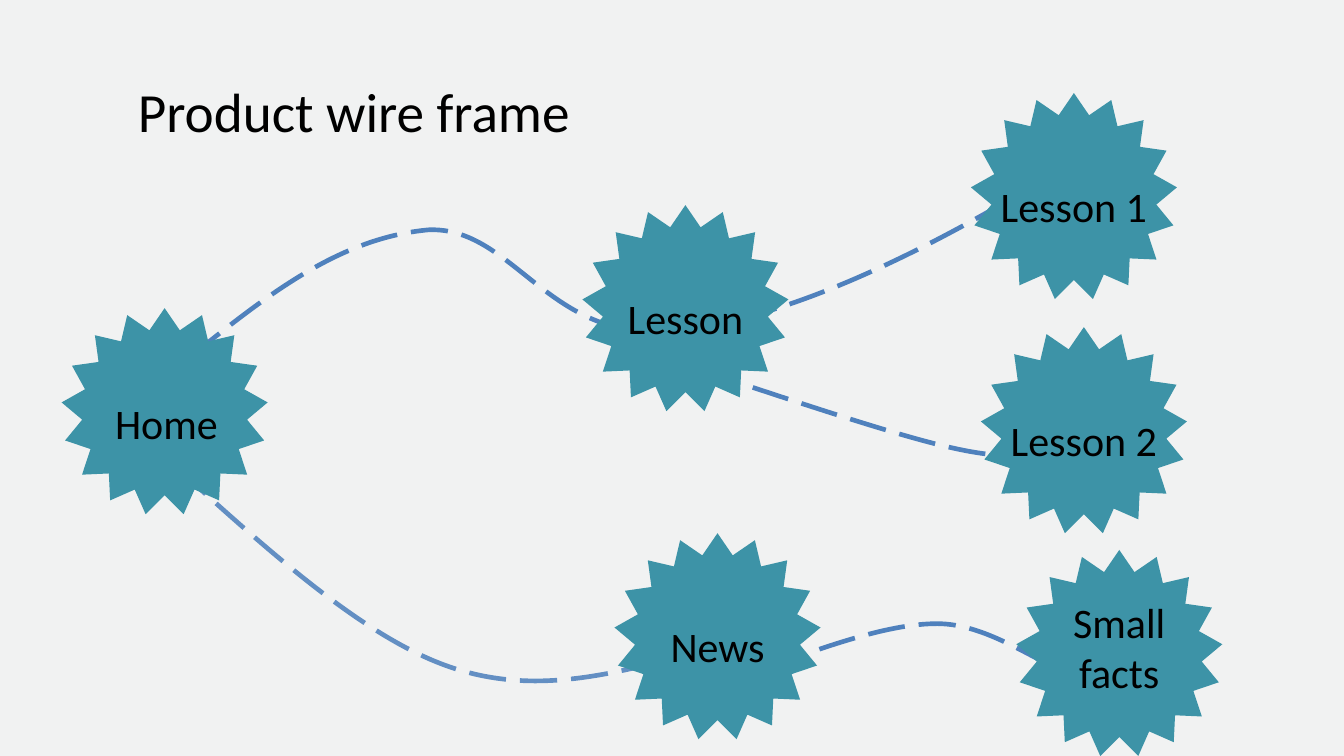
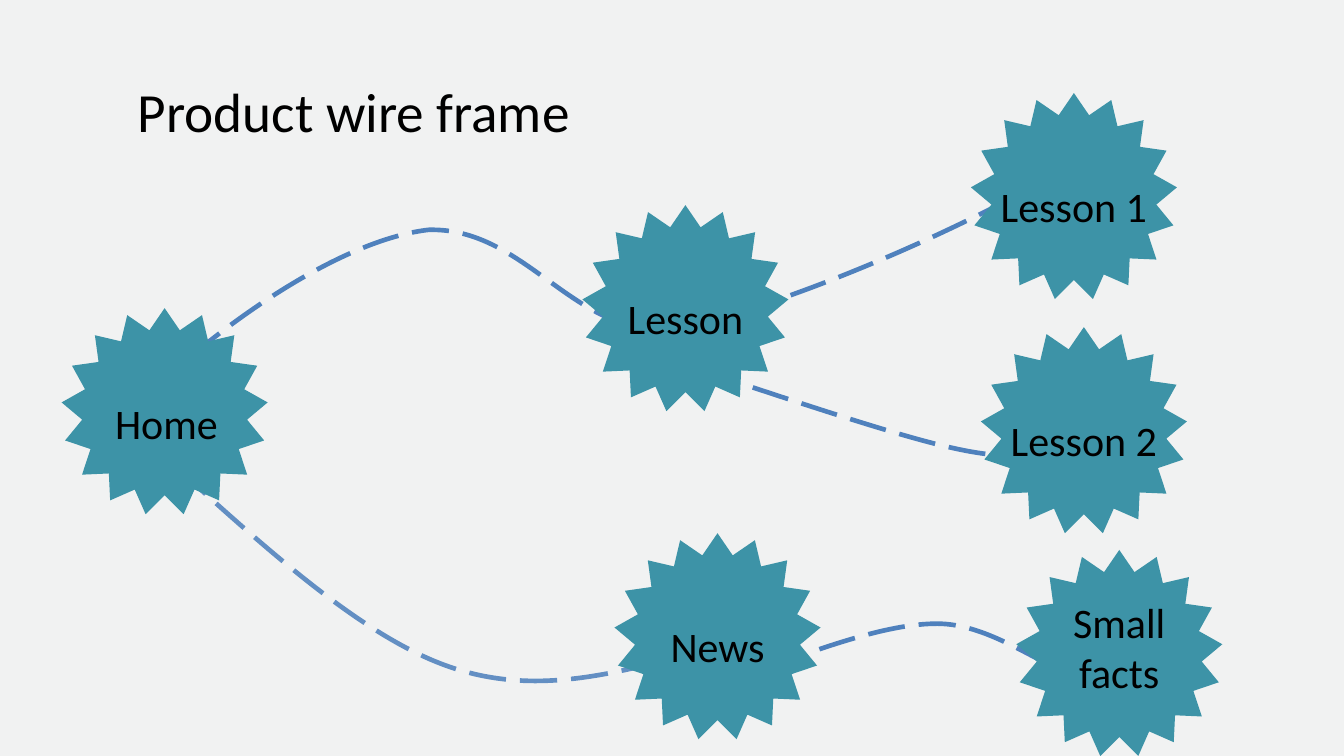
Before and after one commit to ntl22/uit_app, a slide deck: slide 10 of FC conmeo.pptx. Drawn at 1344x756 pixels with LibreOffice and Linux fonts; fonts in the diff are those of the drawing. Boxes give left, top, right and bottom in pixels: in the first picture for what was removed or moved away, otherwise in the second. Text is boxed around its words. In the diff, an @@ line names an element or a change of style, - is before the commit and + after.

Commit message:
fix ppt

```diff
--- a/FC conmeo.pptx
+++ b/FC conmeo.pptx
@@ freeform shape at <box>190,196,1015,357</box>: outline redrawn @@
```
Also in this commit, not shown: 2 slides added.
